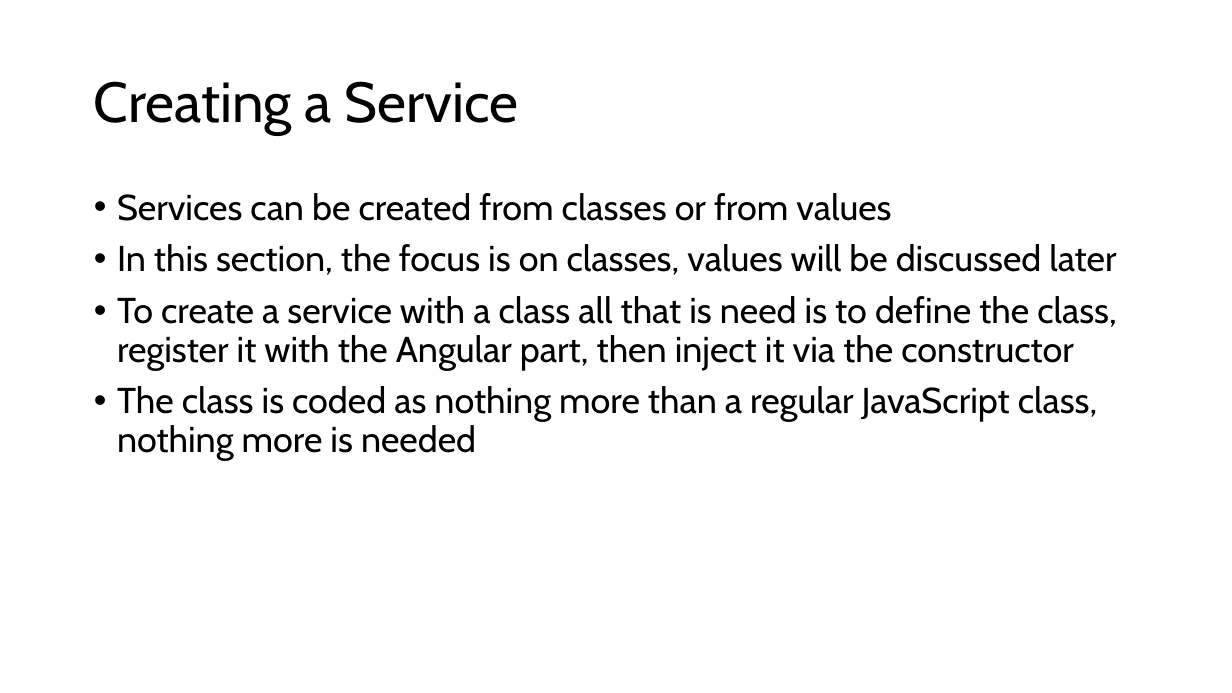
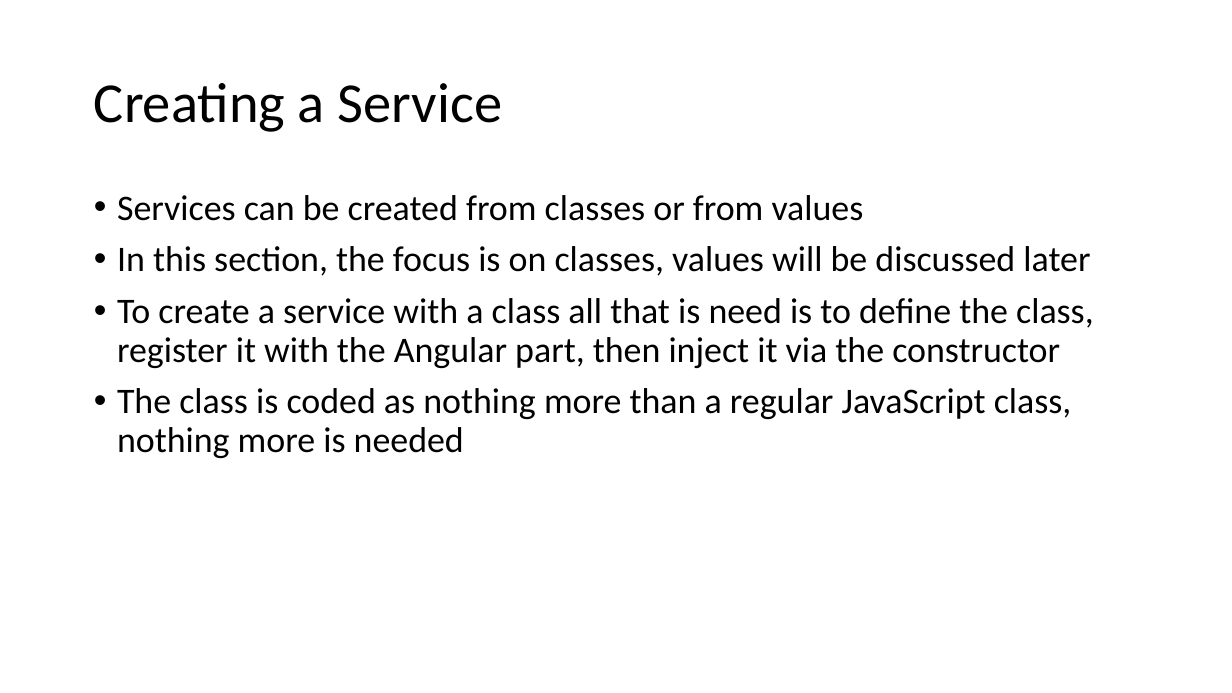
Before and after one commit to DevScope/HandsOn-Angular, a slide deck: slide 25 of Session 1 - Introduction and Slides/Introduction to Angular.pptx (slide 22 before the commit). Drawn at 1232x693 pixels with LibreOffice and Linux fonts; fonts in the diff are those of the drawing. Boxes give left, top, right and bottom in pixels: in the first picture for what was removed or moved away, otherwise in the second. Text is boxed around its words. In the diff, an @@ line names an element or a change of style, - is before the commit and + after.

```diff
--- a/Session 1 - Introduction and Slides/Introduction to Angular.pptx
+++ b/Session 1 - Introduction and Slides/Introduction to Angular.pptx
@@ title "Creating a Service" at (94, 83, 502, 132): font Cabin to Calibri @@
@@ text "Services can be created from ..." at (117, 195, 1094, 458): font Cabin to Calibri @@
```
Also in this commit, not shown: 21 other slides changed, 8 slides added, 3 slides removed, 2 other files.
